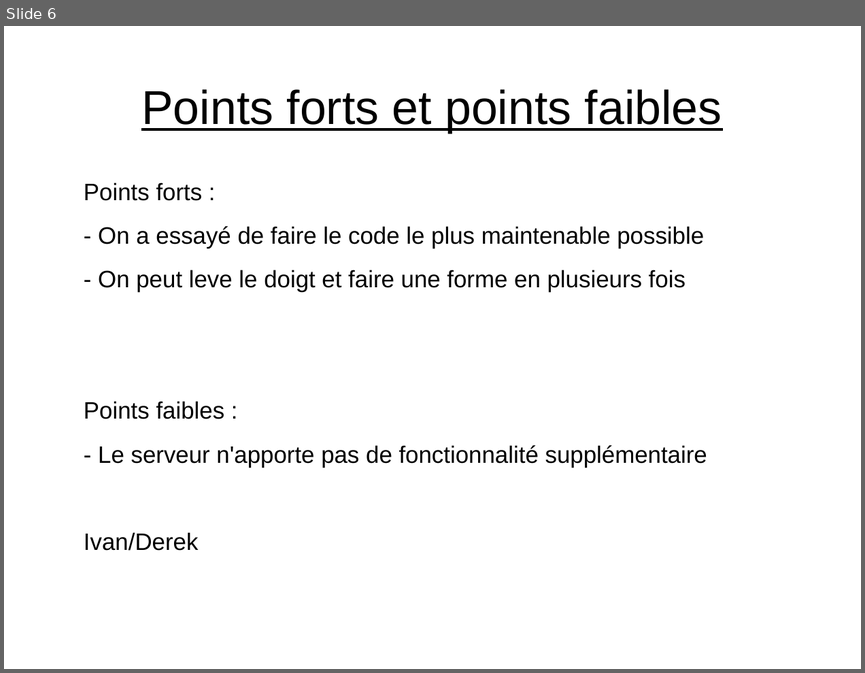
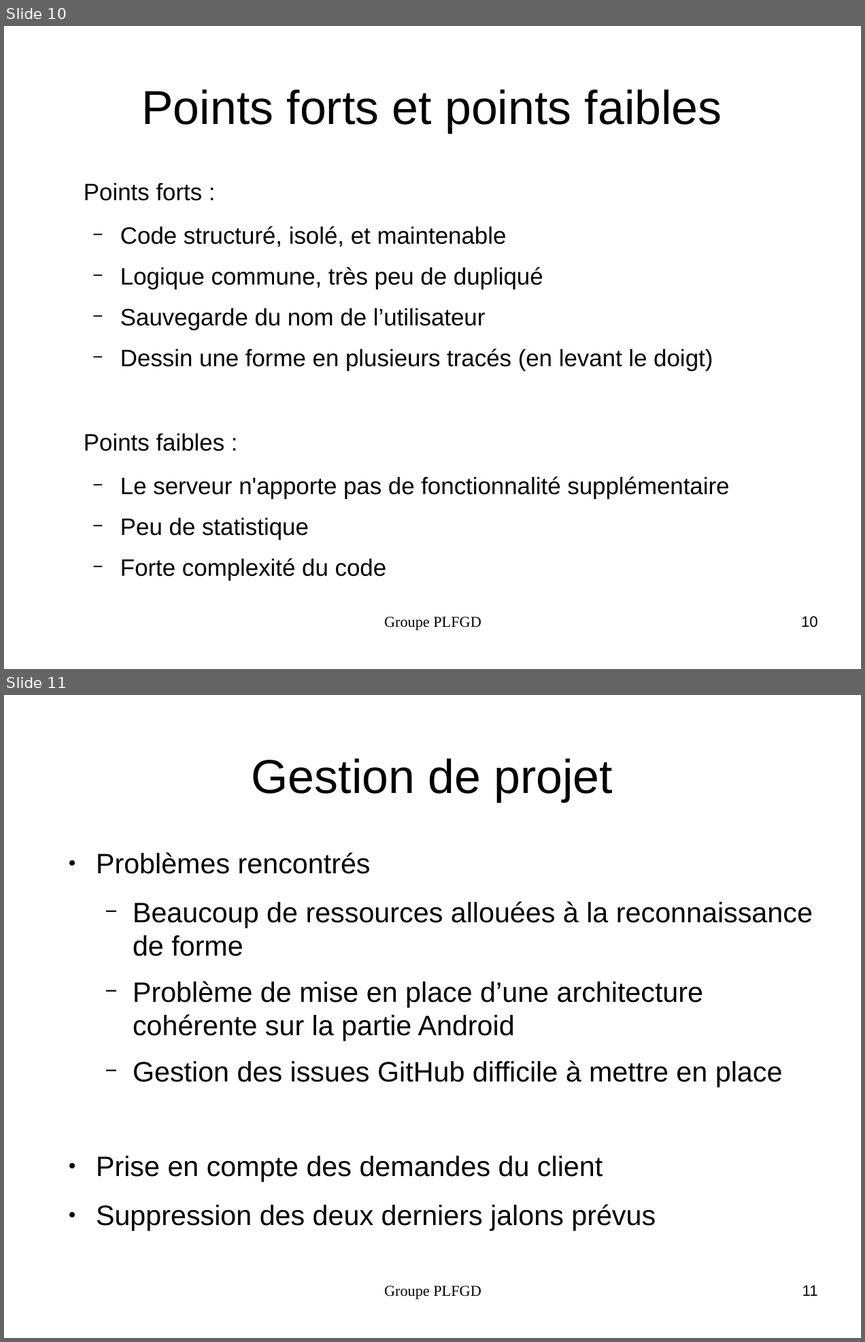
Before and after one commit to Ainorte/PLFGD, a slide deck: Documentation/Diapo.odp. Shown one above the other, each under a label of ours: slide 6 before the commit, slides 10 and 11 after it. The pictures are 865x673 and 865x1342 pixels, drawn with LibreOffice and Linux fonts; fonts in the diff are those of the drawing. Boxes give left, top, right and bottom in pixels: in the first picture for what was removed or moved away, otherwise in the second. Text is boxed around its words. In the diff, an @@ line names an element or a change of style, - is before the commit and + after.

```diff
--- a/Documentation/Diapo.odp
+++ b/Documentation/Diapo.odp
@@ slide 11 added at (x1=4, y1=695, x2=861, y2=1338), background #FFFFFF @@
@@ title added at (x1=252, y1=758, x2=613, y2=802), 44 pt, text #000000 @@
+Gestion de projet
@@ text added at (x1=96, y1=852, x2=813, y2=1230), 26 pt, text #000000 @@
+● Problèmes rencontrés
+  − Beaucoup de ressources allouées à la reconnaissance de forme
+  − Problème de mise en place d’une architecture cohérente sur la partie Android
+  − Gestion des issues GitHub difficile à mettre en place
+● Prise en compte des demandes du client
+● Suppression des deux derniers jalons prévus
@@ text added at (x1=384, y1=1285, x2=481, y2=1299), 14 pt, text #000000 @@
+Groupe PLFGD
@@ page number added at (x1=802, y1=1285, x2=818, y2=1295), 14 pt, text #000000 @@
+11
@@ what was slide 6 is now slide 10 @@
@@ slide 10 changed as well @@
@@ title "Points forts et points faibles" at (x1=141, y1=89, x2=722, y2=133): underline off @@
@@ text at (x1=84, y1=182, x2=225, y2=451): alignment left to justified @@
@@ text at (x1=120, y1=226, x2=713, y2=371): text changed @@
-- On a essayé de faire le code le plus maintenable possible
-- On peut leve le doigt et faire une forme en plusieurs fois
+  − Code structuré, isolé, et maintenable
+  − Logique commune, très peu de dupliqué
+  − Sauvegarde du nom de l’utilisateur
+  − Dessin une forme en plusieurs tracés (en levant le doigt)
@@ text at (x1=120, y1=476, x2=729, y2=580): text changed @@
-- Le serveur n'apporte pas de fonctionnalité supplémentaire
-Ivan/Derek
+  − Le serveur n'apporte pas de fonctionnalité supplémentaire
+  − Peu de statistique
+  − Forte complexité du code
@@ text added at (x1=384, y1=616, x2=481, y2=630), 14 pt, text #000000 @@
+Groupe PLFGD
@@ page number added at (x1=801, y1=616, x2=818, y2=627), 14 pt, text #000000 @@
+10
```
Also in this commit, not shown: 1 other slide changed, 8 other slides added, 5 slides removed.
